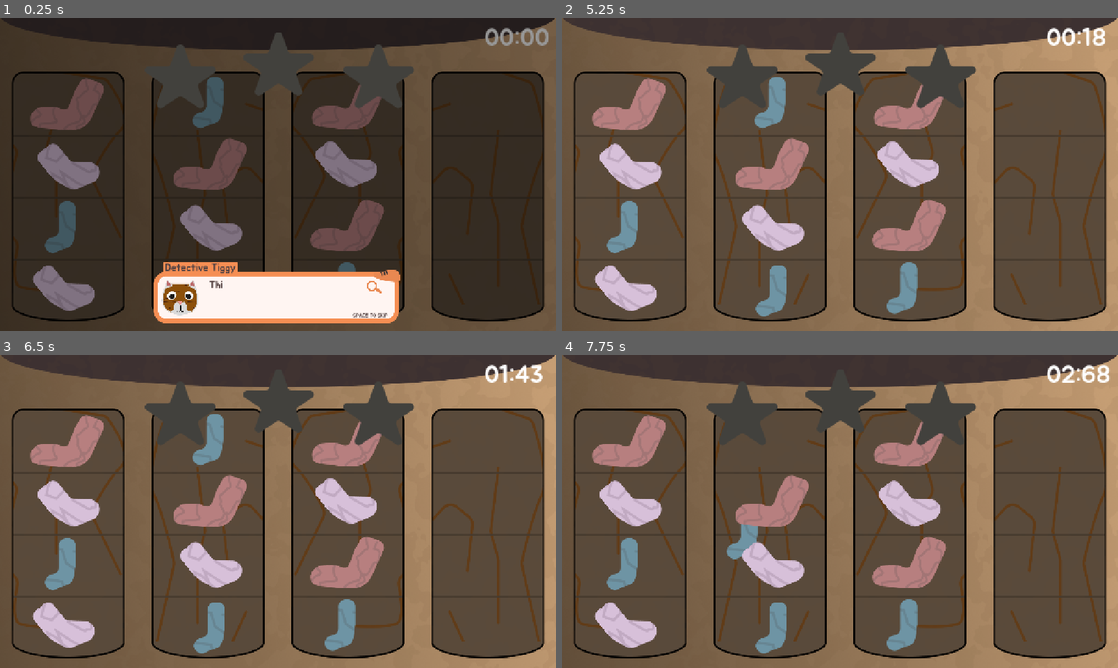
Above: before the commit, frames 1-4 (two rows, left to right).
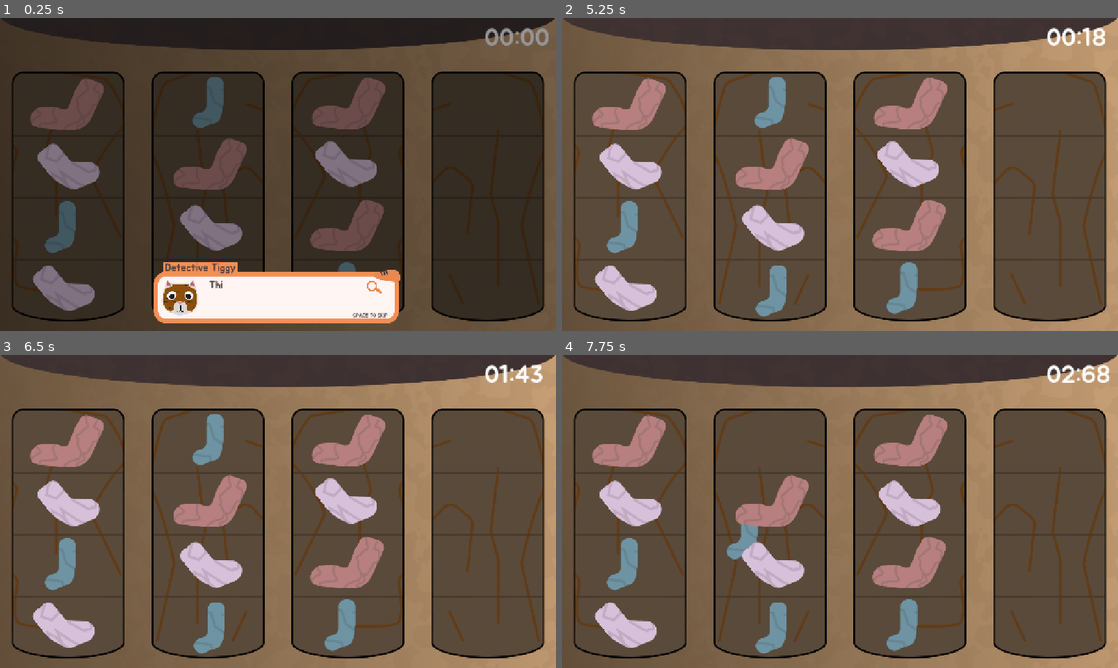
Above: after the commit, the same moments.

Repository: justvishy12/Detective-Tiggy
Game: Godot game, scene res://scenes/sockMG.tscn
The game is run twice, just before and just after one commit, with the same random seed, the same clock (stepped at 60 frames per second) and the same inputs. This scene is started directly instead of the project's main scene.
Inputs (mouse positions are in pixels of both pictures, inside the frame that each line leads up to):
- Up to frame 1 (0.25 s): no input
- Up to frame 2 (5.25 s): tap Enter (ui_accept) at 0.5, 0.77, 2, 2.75, 3.5, 4.25, 4.52 s; move the mouse to (962, 158) at 0.52 s; hold Right 0.53-1.25 s; tap Alt at 0.6, 2.85, 4.35 s; click (962, 158) at 0.67 s; click "Okay" at 1.25 s; drag from (728, 190) to (812, 237) at 2.02 s; move the mouse to (895, 105) at 2.77 s; hold Right 2.78-3.5 s; drag from (812, 237) to (673, 127) at 3.52 s; move the mouse to (1006, 221) at 4.27 s; hold Left 4.28-5 s; click "Yeah, lets start!" at 5 s
- Up to frame 3 (6.5 s): drag from (111, 464) to (194, 433) at 5.77 s
- Up to frame 4 (7.75 s): move the mouse to (867, 511) at 6.52 s; hold Down 6.53-7.25 s; tap Alt at 6.6 s; click (867, 511) at 6.67 s; drag from (756, 433) to (728, 527) at 7.27 s

The runs differ from the first frame. In frame 1, 2.4% of the frame differs, in the area x 27-75%, y 4-29%; in frame 2, 2.4%; in frame 3, 2.4%; in frame 4, 2.4%.

Commit message:
Fixing Bugs
Fixed bugs and making timers working, giving overall feel and adding touches to current scenes.

Diff:
--- a/tigy-moves/scenes/sockMG.tscn
+++ b/tigy-moves/scenes/sockMG.tscn
@@ -462,6 +462,7 @@
 libraries/ = SubResource("AnimationLibrary_xnpxu")
 
 [node name="stars" type="Node2D" parent="." unique_id=1672862544]
+visible = false
 
 [node name="GreyS" type="Sprite2D" parent="stars" unique_id=32234220]
 position = Vector2(415.86053, 134.56314)
--- a/tigy-moves/scripts/rigidbody.gd
+++ b/tigy-moves/scripts/rigidbody.gd
@@ -63,6 +63,8 @@
 		if area.overlaps_body(self):
 			if area.types == type:
 				freeze = false
+				if !correct_box:
+					$"../..".ammount_in += 1
 				correct_box = true
 				checking_drop = false
 				check_done()
@@ -75,6 +77,7 @@
 				return
 	if correct_box:
 		correct_box = false
+		$"../..".ammount_in -= 1
 		reset_item()
 		return
 	else:
--- a/tigy-moves/scripts/room_4.gd
+++ b/tigy-moves/scripts/room_4.gd
@@ -4,6 +4,7 @@
 var played = false
 var start_time: int
 var elapsed_time: int
+var ammount_in = 0
 
 var skip_typing = false
 var dialogue = [
@@ -137,6 +138,10 @@
 func _ready() -> void:
 	show_next_dialogue()
 
+func _process(delta: float) -> void:
+	$"game items/count".text = str(ammount_in) + "/14"
+
+
 func game_beat():
 	SaveManager.room4 = true
 	SaveManager.save_game(SaveManager.current_slot)
